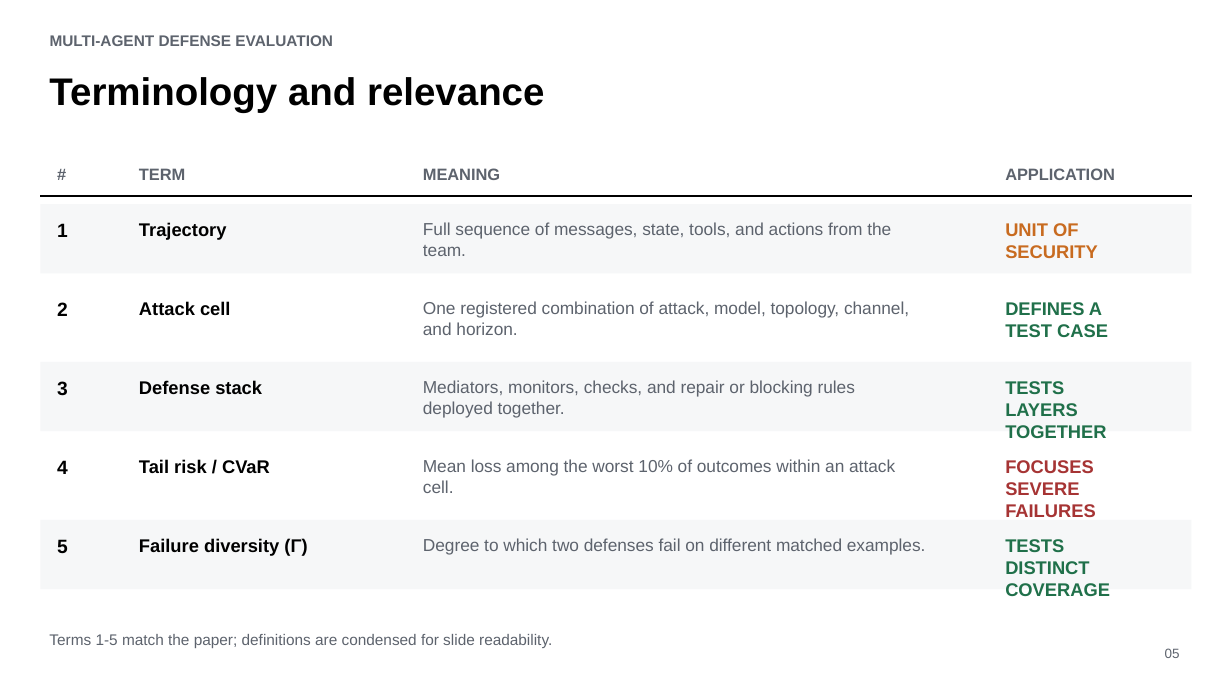
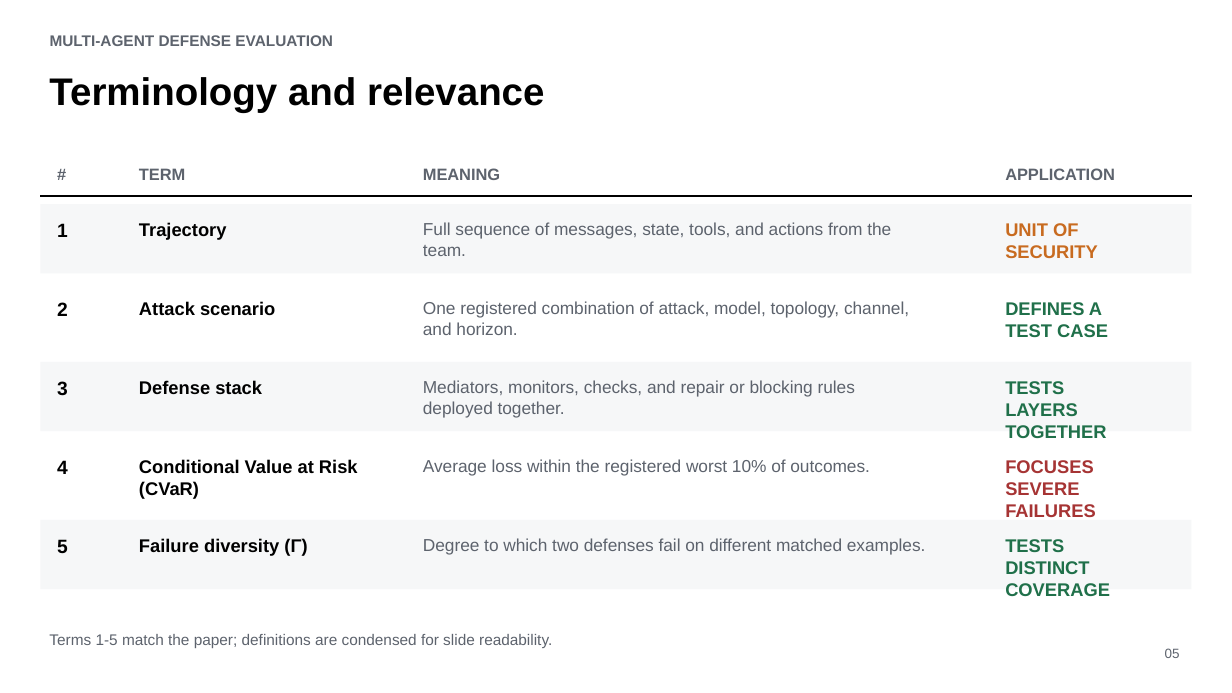
Before and after one commit to ybordag/agent-defense-evals, a slide deck: slide 5 of deliverables/beyond-average-case-safety.pptx. Drawn at 1232x693 pixels with LibreOffice and Linux fonts; fonts in the diff are those of the drawing. Boxes give left, top, right and bottom in pixels: in the first picture for what was removed or moved away, otherwise in the second. Text is boxed around its words. In the diff, an @@ line names an element or a change of style, - is before the commit and + after.

Commit message:
Clarify defense notation and attack scenarios

```diff
--- a/deliverables/beyond-average-case-safety.pptx
+++ b/deliverables/beyond-average-case-safety.pptx
@@ text at (139,301,275,315): text changed @@
-Attack cell
+Attack scenario
@@ text at (139,459,358,499): text changed @@
-Tail risk / CVaR
+Conditional Value at Risk (CVaR)
@@ text at (423,459,869,476): text changed @@
-Mean loss among the worst 10% of outcomes within an attack cell.
+Average loss within the registered worst 10% of outcomes.
```
Also in this commit, not shown: 7 other slides changed, 1 slide added, 16 other files.
